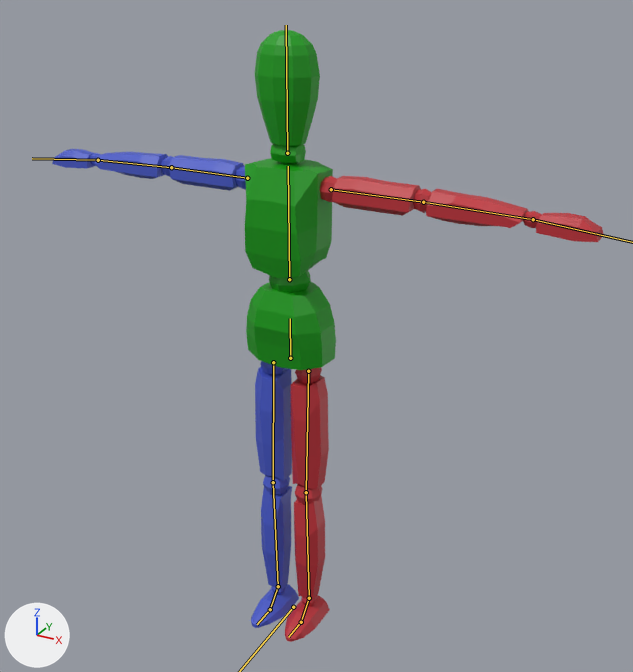
One commit to the FBX model Assets/Blender/Character.fbx: the scene before it, then after it.
One viewpoint serves both versions: a camera (50 mm lens) standing at (1.081, -1.823, 1.828) and looking at (0.047, 0.057, 0.888). The axes (+X, +Y, +Z) are drawn at lower left. The lights are the same throughout. The bones that bend it are drawn over the model as lines.

Names of what the first picture shows: 'Character'.
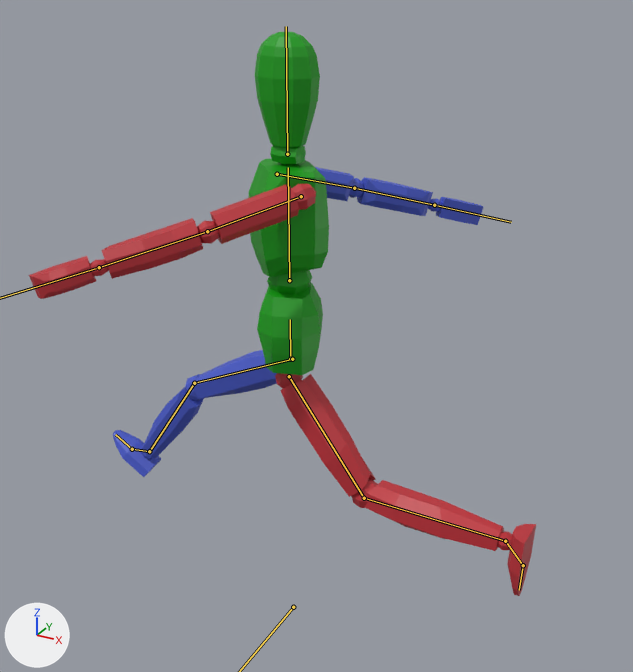
The newer file adds an action. The first version stands in its rest pose; the second is drawn at frame 1 of the action 'DashRight'.

Location of each change, [x1, y1, x2, y2] in pixels of the pictures (633 x 672 px):
'Character', posed (8% narrower, 8% shorter): before [52, 30, 604, 642]; after [29, 32, 536, 596]
bone 'Hip', root to tip: before (290, 358) to (290, 318); after (290, 359) to (290, 319)
bone 'Spine', root to tip: before (289, 279) to (288, 166); after (289, 280) to (288, 167)
bone 'Head', root to tip: before (287, 153) to (286, 25); after (287, 154) to (286, 26)
bone 'Upper Arm.L', root to tip: before (331, 189) to (423, 202); after (301, 196) to (207, 231)
bone 'Lower Arm.L', root to tip: before (423, 202) to (533, 219); after (207, 231) to (99, 267)
bone 'Upper Arm.R', root to tip: before (247, 178) to (171, 167); after (277, 174) to (354, 188)
bone 'Lower Arm.R', root to tip: before (171, 167) to (98, 160); after (354, 188) to (434, 205)
bone 'Upper Leg.L', root to tip: before (308, 371) to (306, 492); after (289, 376) to (364, 498)
bone 'Lower Leg.L', root to tip: before (306, 492) to (309, 598); after (364, 498) to (505, 541)
bone 'Upper Leg.R', root to tip: before (273, 362) to (273, 482); after (292, 359) to (194, 383)
bone 'Lower Leg.R', root to tip: before (273, 482) to (278, 586); after (194, 383) to (149, 451)

Edits to the bpy script that builds the scene:
```text
Change bone_hip:
    where bone_hip = bpy.data.objects['Armature'].pose.bones['Hip']  # child of 'Root'
    bone_hip.location: (0.0, 0.0, 0.0) -> (0.0, -0.02, 0.0)
    bone_hip.rotation_quaternion: (1.0, 0.0, 0.0, 0.0) -> (0.843, 0.0, -0.537, 0.0)  # degrees (0, 0, 0) -> degrees (0, -65, 0)
Change bone_spine:
    where bone_spine = bpy.data.objects['Armature'].pose.bones['Spine']  # child of 'Hip'
    bone_spine.rotation_quaternion: (1.0, 0.0, 0.0, 0.0) -> (0.985, 0.0, 0.174, 0.0)  # degrees (0, 0, 0) -> degrees (0, 20, 0)
Change bone_head:
    where bone_head = bpy.data.objects['Armature'].pose.bones['Head']  # child of 'Spine'
    bone_head.rotation_quaternion: (1.0, 0.0, 0.0, 0.0) -> (0.924, 0.0, 0.383, 0.0)  # degrees (0, 0, 0) -> degrees (0, 45, 0)
Change bone_upper_arm_l:
    where bone_upper_arm_l = bpy.data.objects['Armature'].pose.bones['Upper Arm.L']  # child of 'Spine'
    bone_upper_arm_l.rotation_quaternion: (1.0, 0.0, 0.0, 0.0) -> (0.596, 0.403, -0.47, -0.511)  # degrees (0, 0, 0) -> degrees (76, -9, -88)
Change bone_lower_arm_l:
    where bone_lower_arm_l = bpy.data.objects['Armature'].pose.bones['Lower Arm.L']  # child of 'Upper Arm.L'
    bone_lower_arm_l.rotation_quaternion: (1.0, 0.0, 0.0, 0.0) -> (0.999, 0.0, 0.0, -0.047)  # degrees (0, 0, 0) -> degrees (0, 0, -5)
Change bone_upper_arm_r:
    where bone_upper_arm_r = bpy.data.objects['Armature'].pose.bones['Upper Arm.R']  # child of 'Spine'
    bone_upper_arm_r.rotation_quaternion: (1.0, 0.0, 0.0, 0.0) -> (0.613, -0.386, -0.465, 0.509)  # degrees (0, 0, 0) -> degrees (-74, -10, 87)
Change bone_lower_arm_r:
    where bone_lower_arm_r = bpy.data.objects['Armature'].pose.bones['Lower Arm.R']  # child of 'Upper Arm.R'
    bone_lower_arm_r.rotation_quaternion: (1.0, 0.0, 0.0, 0.0) -> (0.998, 0.0, 0.0, 0.057)  # degrees (0, 0, 0) -> degrees (0, 0, 6)
Change bone_upper_leg_l:
    where bone_upper_leg_l = bpy.data.objects['Armature'].pose.bones['Upper Leg.L']  # child of 'Hip'
    bone_upper_leg_l.rotation_quaternion: (1.0, 0.0, 0.0, 0.0) -> (0.914, -0.337, 0.206, 0.092)  # degrees (0, 0, 0) -> degrees (-40, 26, 2)
Change bone_lower_leg_l:
    where bone_lower_leg_l = bpy.data.objects['Armature'].pose.bones['Lower Leg.L']  # child of 'Upper Leg.L'
    bone_lower_leg_l.rotation_quaternion: (1.0, 0.0, 0.0, 0.0) -> (0.916, -0.402, 0.0, 0.0)  # degrees (0, 0, 0) -> degrees (-47, 0, 0)
Change bone_upper_leg_r:
    where bone_upper_leg_r = bpy.data.objects['Armature'].pose.bones['Upper Leg.R']  # child of 'Hip'
    bone_upper_leg_r.rotation_quaternion: (1.0, 0.0, 0.0, 0.0) -> (0.842, 0.501, 0.127, -0.153)  # degrees (0, 0, 0) -> degrees (60, 21, -8)
Change bone_lower_leg_r:
    where bone_lower_leg_r = bpy.data.objects['Armature'].pose.bones['Lower Leg.R']  # child of 'Upper Leg.R'
    bone_lower_leg_r.rotation_quaternion: (1.0, 0.0, 0.0, 0.0) -> (0.975, -0.224, 0.0, 0.0)  # degrees (0, 0, 0) -> degrees (-26, 0, 0)
```
